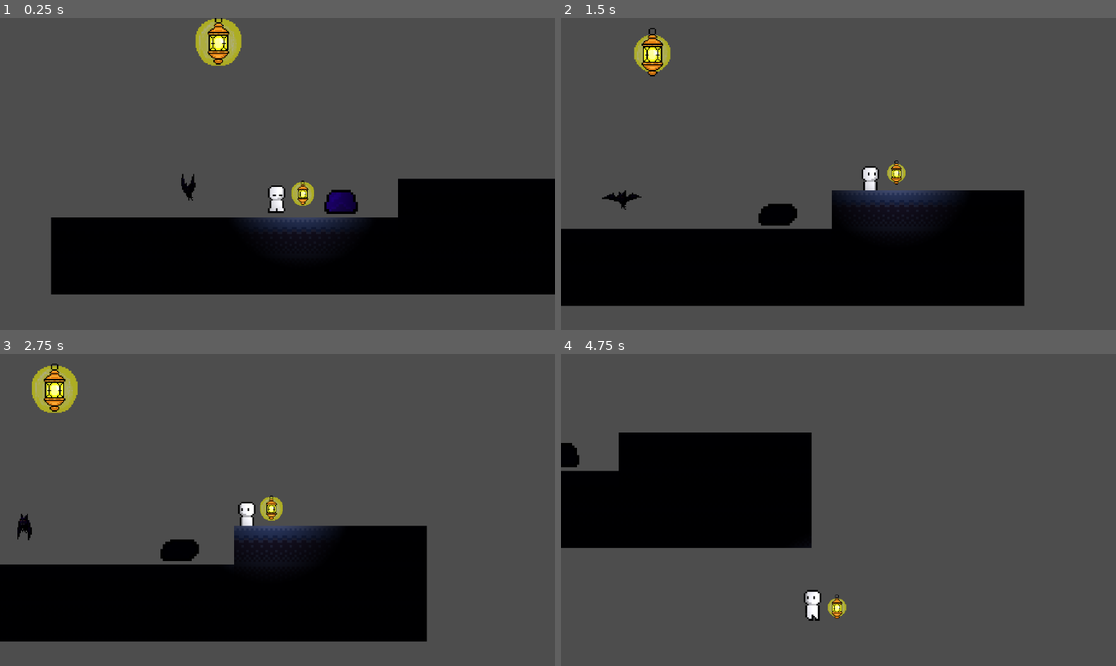
Above: before the commit, frames 1-4 (two rows, left to right).
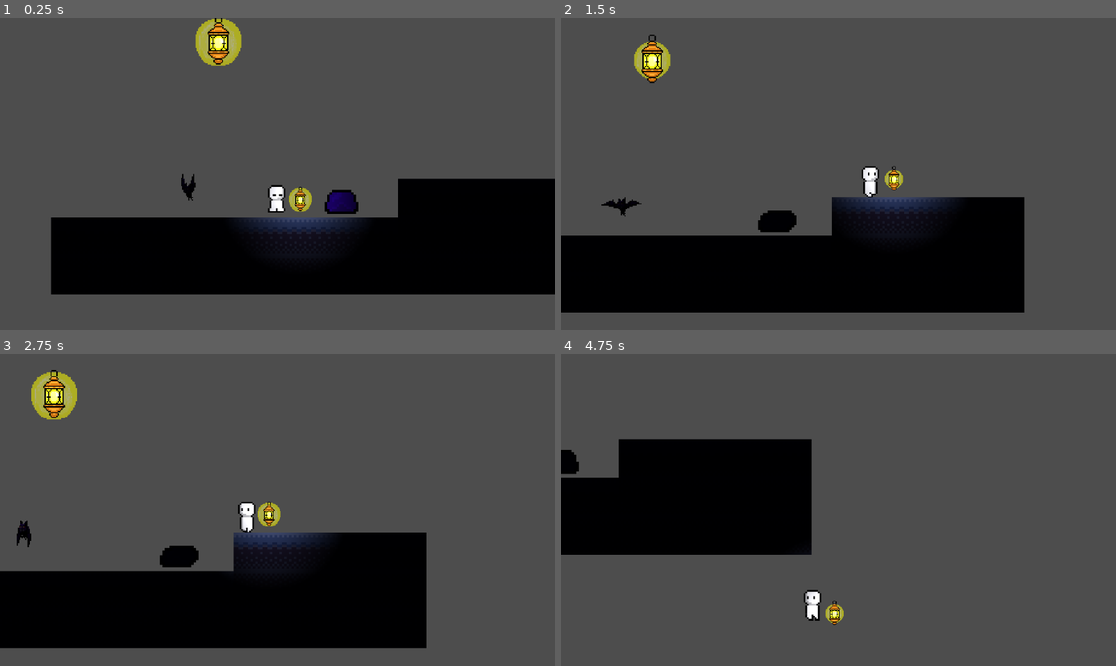
Above: after the commit, the same moments.

Repository: yaksies/campfireGame
Game: Godot game, scene res://scenes/game.tscn
Same seed, same stepped clock (60 frames per second), same inputs: the game is played once before the commit and once after it.
Inputs:
- Up to frame 1 (0.25 s): no input
- Up to frame 2 (1.5 s): hold D (move_right) from 0.53 s (still down); tap Space (jump) at 0.77 s
- Up to frame 3 (2.75 s): tap Space (jump) at 1.52 s; release D (move_right) at 2.03 s; hold A (move_left) from 2.03 s (still down)
- Up to frame 4 (4.75 s): release A (move_left) at 2.78 s; hold D (move_right) 2.78-4.28 s; tap Space (jump) at 3.02, 3.77, 4.52 s; hold A (move_left) from 4.28 s (still down)

The runs differ from the first frame. In frame 1, 0.4% of the frame differs, in the area x 48-65%, y 52-63%; in frame 2, 5.3%, in the area x 0-84%, y 3-95%; in frame 3, 5.1%; in frame 4, 2.3%.

Commit message:
Player physics

Diff:
--- a/campfire-game/scenes/player.tscn
+++ b/campfire-game/scenes/player.tscn
@@ -178,7 +178,7 @@
 
 [sub_resource type="Animation" id="Animation_dt7fs"]
 resource_name = "land"
-length = 0.13333334
+length = 0.001
 tracks/0/type = "value"
 tracks/0/imported = false
 tracks/0/enabled = true
@@ -198,7 +198,7 @@
 tracks/1/interp = 1
 tracks/1/loop_wrap = true
 tracks/1/keys = {
-"times": PackedFloat32Array(0, 0.13333334),
+"times": PackedFloat32Array(0.01, 0.13333334),
 "transitions": PackedFloat32Array(1, 1),
 "update": 0,
 "values": [Vector2(0, 14), Vector2(0, 0)]
@@ -233,12 +233,12 @@
 offset = Vector2(0, 14)
 
 [node name="CollisionShape2D" type="CollisionShape2D" parent="." unique_id=1240926811]
-position = Vector2(-1.5, -1)
+position = Vector2(-2, 10)
 shape = SubResource("RectangleShape2D_qlg0r")
 one_way_collision = true
 
 [node name="Lantern" parent="." unique_id=733144119 instance=ExtResource("3_qhqgy")]
-position = Vector2(42, -6)
+position = Vector2(38, 4)
 
 [node name="AnimationPlayer" type="AnimationPlayer" parent="." unique_id=1804253188]
 libraries/ = SubResource("AnimationLibrary_wqfne")
